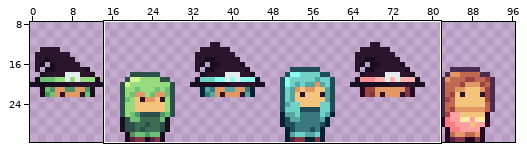
Pixel-art file: Witchlight Woods/Assets/Sprites/player.ase. Above, an overview of the earlier version with the close-up marked.
Close-up. First the earlier version:
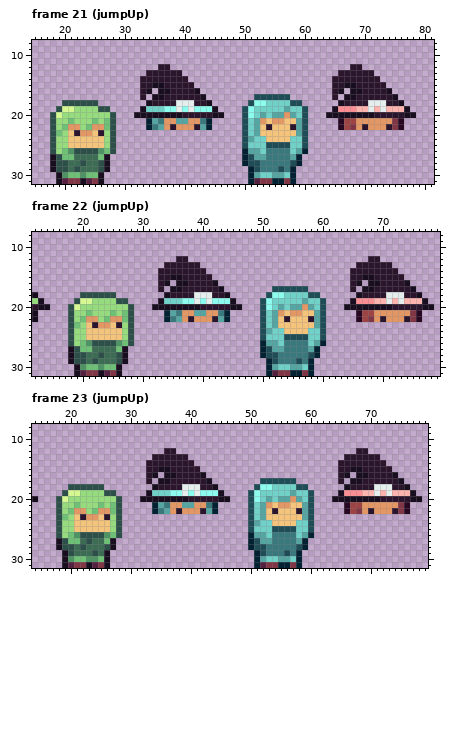
112x32 pixels, 33 frames. Shown: frame 21 (jumpUp): x 15..81, y 8..31; frame 22 (jumpUp): x 12..79, y 8..31; frame 23 (jumpUp): x 14..79, y 8..31. The wide view leaves out empty margins. The commit also changed other frames or places, which this record leaves out.
After the commit:
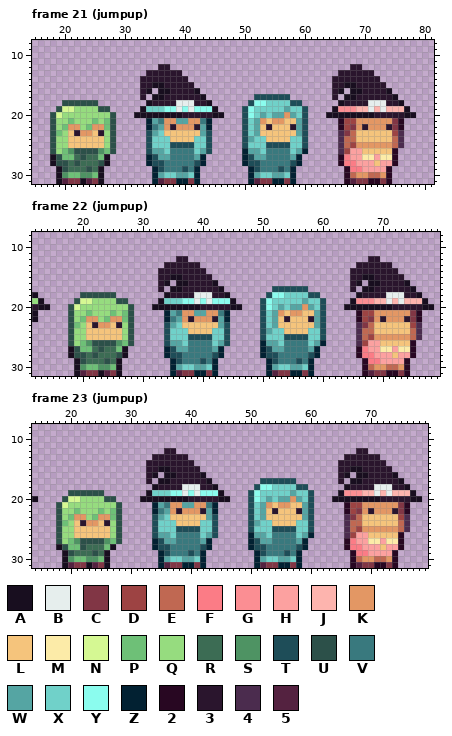
Palette (. is transparent): A #180e1f  B #e6eeed  C #813645  D #9d4343  E #c06852  F #fb7c86  G #fb8e93  H #fca1a0  J #fdb4ae  K #e39764  L #f5c47c  M #fceba8  N #d5f893  P #6ec077  Q #96dc7f  R #3c6c54  S #4e9363  T #1e4d58  U #2c5049  V #39797e  W #55a5a3  X #70d1c9  Y #8bfcee  Z #022132  2 #280722  3 #2a152d  4 #4b2c4e  5 #542240
The exact change:
Changed rows in their new state; - is an unchanged pixel.
Frame 21 (jumpup), layers "head", "body":
first column x 18:
23 ----------------TWXLLLLLLWT---------------------4CELLLLLLD4
24 ----------------TXXXLLLLXXT---------------------4EELLLLLLE4
25 ----------------TXXXTTTTXXT---------------------4EDKKKKKKE4
26 ----------------TWWXVVVVXWT---------------------4DHHLLLLL2-
27 -----U----------ZTWWVVVVWZ----------------------2FHHMMHMM2-
28 ----UR----------ZTTVVVVVTZ----------------------2FFHHHLHH2-
29 .A--R-U-A.-------ZTVVVTVZ------------------------2FFHHHH2--
30 ------S----------ZWXXWWXZ------------------------2EKKEEK2--
31 -----------------Z5CCZZCZ------------------------25CC22C2--
Frame 22 (jumpup), layers "head", "body": the same change as frame 21 (jumpup)
Frame 23 (jumpup), layers "head", "body":
first column x 18:
18 --......---------------------------------------------------
19 -.UUUUUU..-------------------------------------------------
20 .UNN----UU.------------------------------------------------
21 -N-Q---Q-Q-------------------------------------------------
22 --QPQ-QPQ--------------------------------------------------
23 -QPKKQPKKP------TWXLLLLLLWT---------------------4CELLLLLLD4
24 -P--3KK-3-------TXXXLLLLXXT---------------------4EELLLLLLE4
25 ----------------TXXXTTTTXXT---------------------4EDKKKKKKE4
26 --QLLLLLLQ------TWWXVVVVXWT---------------------4DHHLLLLL2-
27 UQ-SU-UUSPU-----ZTWWVVVVWZ----------------------2FHHMMHMM2-
28 --PP----P-------ZTTVVVVVTZ----------------------2FFHHHLHH2-
29 -----------------ZTVVVTVZ------------------------2FFHHHH2--
30 -----------------ZWXXWWXZ------------------------2EKKEEK2--
31 -----------------Z5CCZZCZ------------------------25CC22C2--
